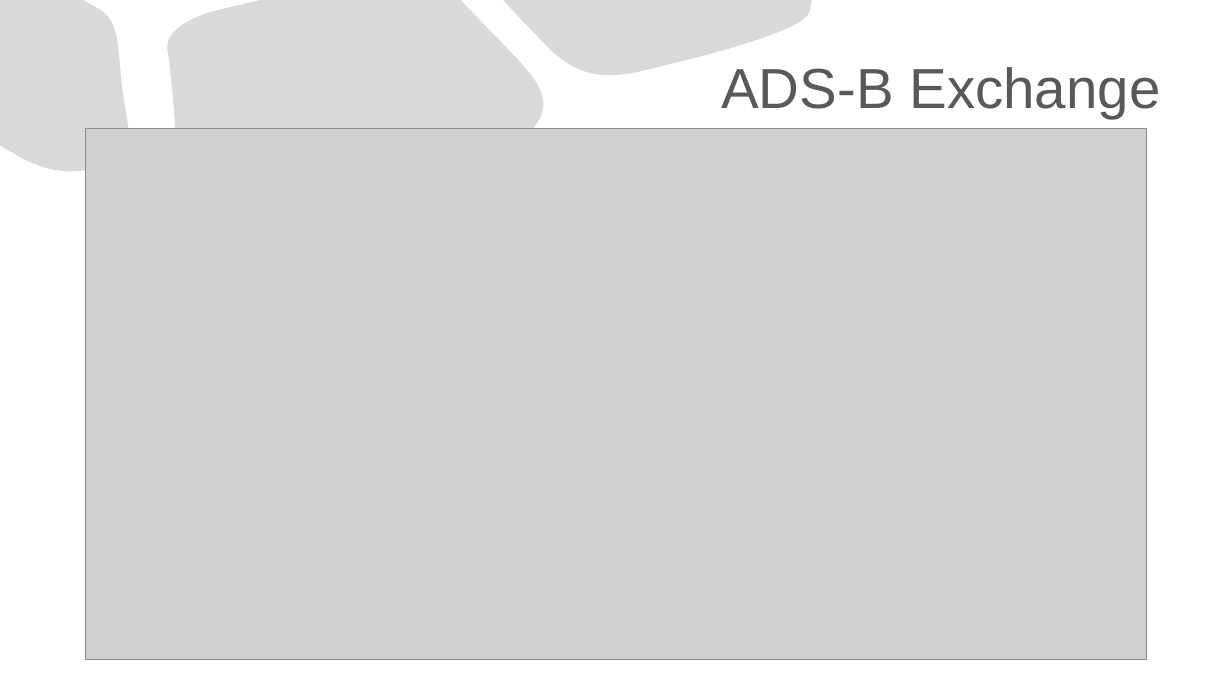
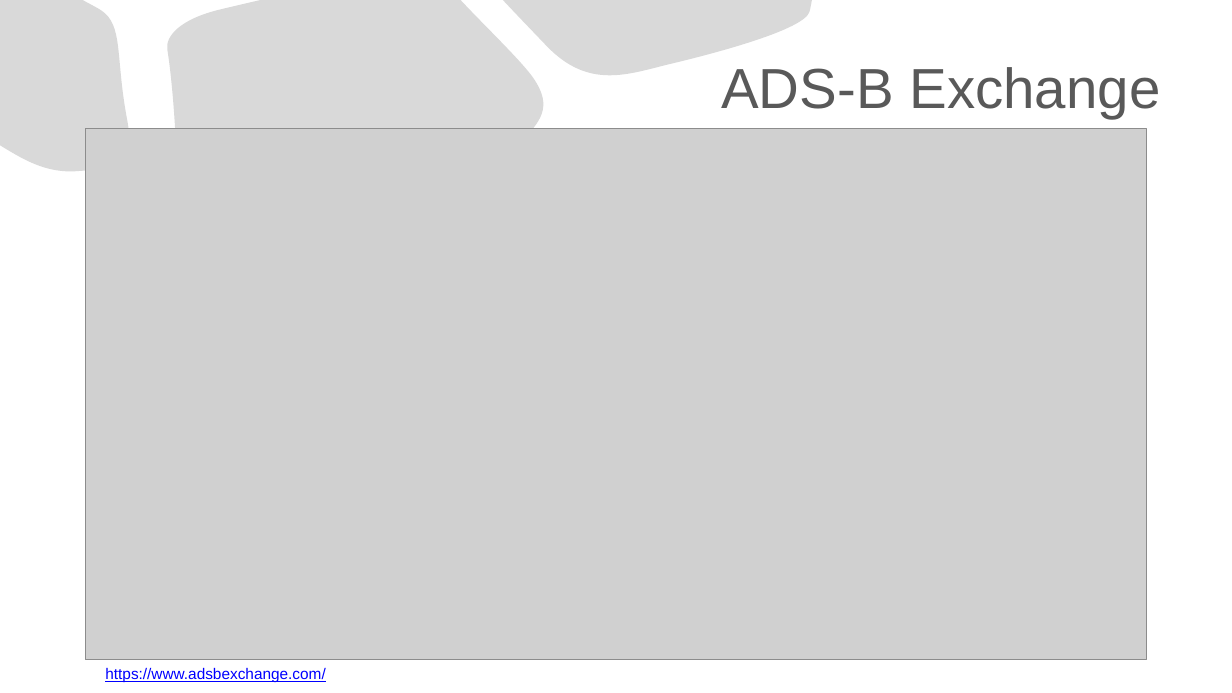
Before and after one commit to jendralhxr/bigdata, a slide deck: slide 4 of case_opensky.pptx. Drawn at 1232x693 pixels with LibreOffice and Linux fonts; fonts in the diff are those of the drawing; grey boxes stand for pictures. Boxes give left, top, right and bottom in pixels: in the first picture for what was removed or moved away, otherwise in the second. Text is boxed around its words. In the diff, an @@ line names an element or a change of style, - is before the commit and + after.

```diff
--- a/case_opensky.pptx
+++ b/case_opensky.pptx
@@ text added at [105, 668, 325, 682], 12 pt, text #0000FF, underline @@
+https://www.adsbexchange.com/
```
Also in this commit, not shown: 3 other slides changed, 4 slides added, 1 slide removed.
